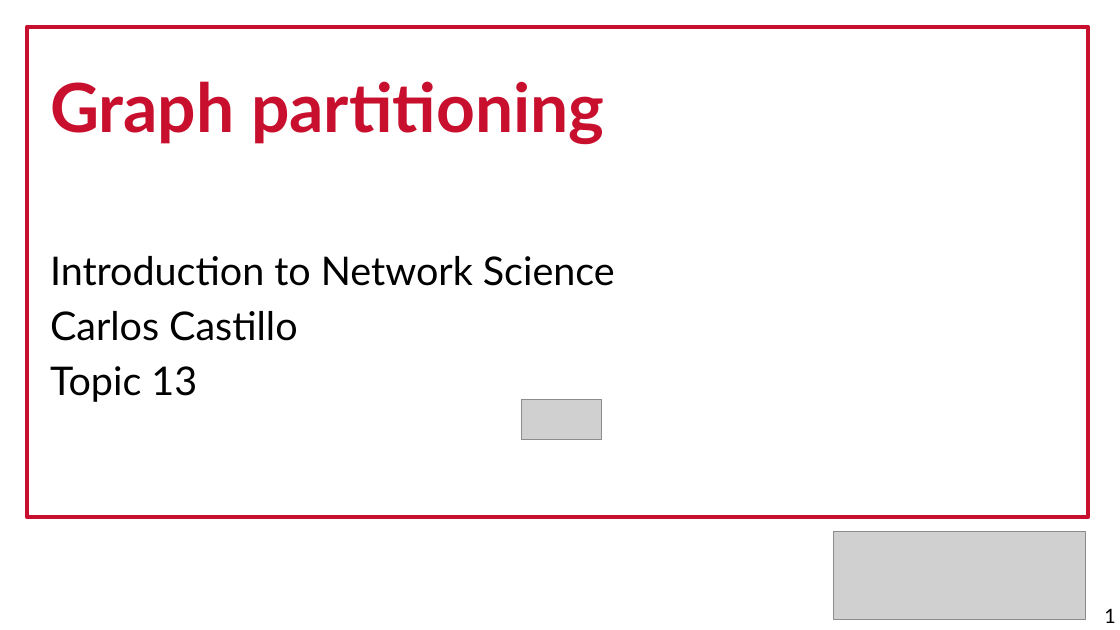
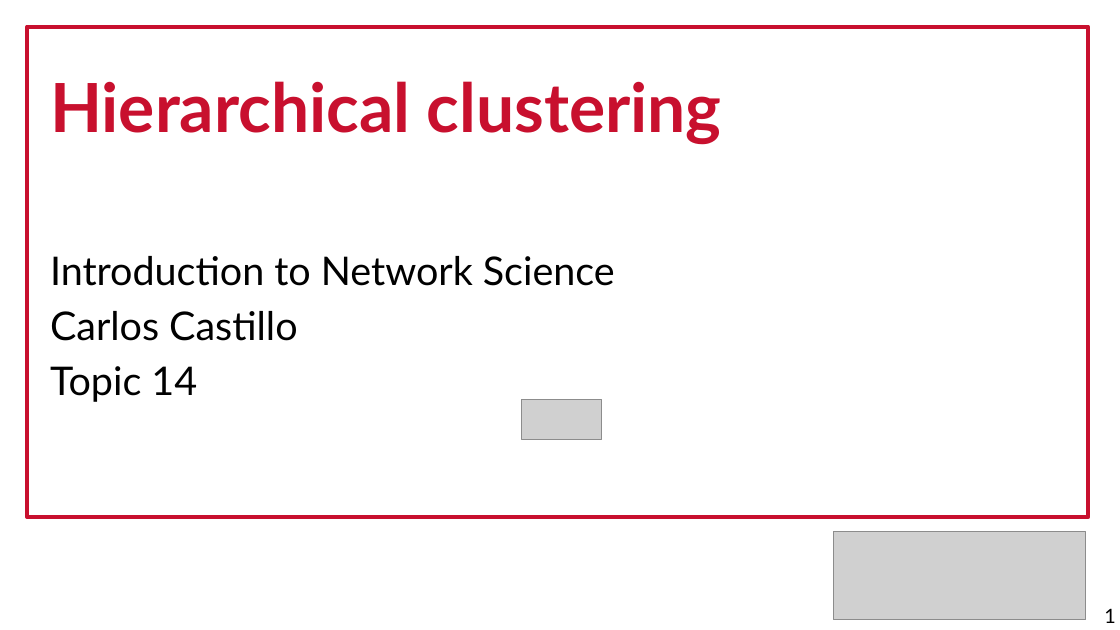
Before and after one commit to chatox/networks-science-course, a slide deck: slide 1 of theory/tt14_hierarchical_clustering.odp. Drawn at 1120x630 pixels with LibreOffice and Linux fonts; fonts in the diff are those of the drawing; grey boxes stand for pictures. Boxes give left, top, right and bottom in pixels: in the first picture for what was removed or moved away, otherwise in the second. Text is boxed around its words. In the diff, an @@ line names an element or a change of style, - is before the commit and + after.

Commit message:
Dense sub-graphs and hierarchical clustering

```diff
--- a/theory/tt14_hierarchical_clustering.odp
+++ b/theory/tt14_hierarchical_clustering.odp
@@ text at [50, 81, 722, 144]: text changed @@
-Graph partitioning
+Hierarchical clustering
@@ text at [50, 366, 197, 402]: text changed @@
-Topic 13
+Topic 14
```
Also in this commit, not shown: 2 other slides changed, 1 slide removed, 1 other file.
